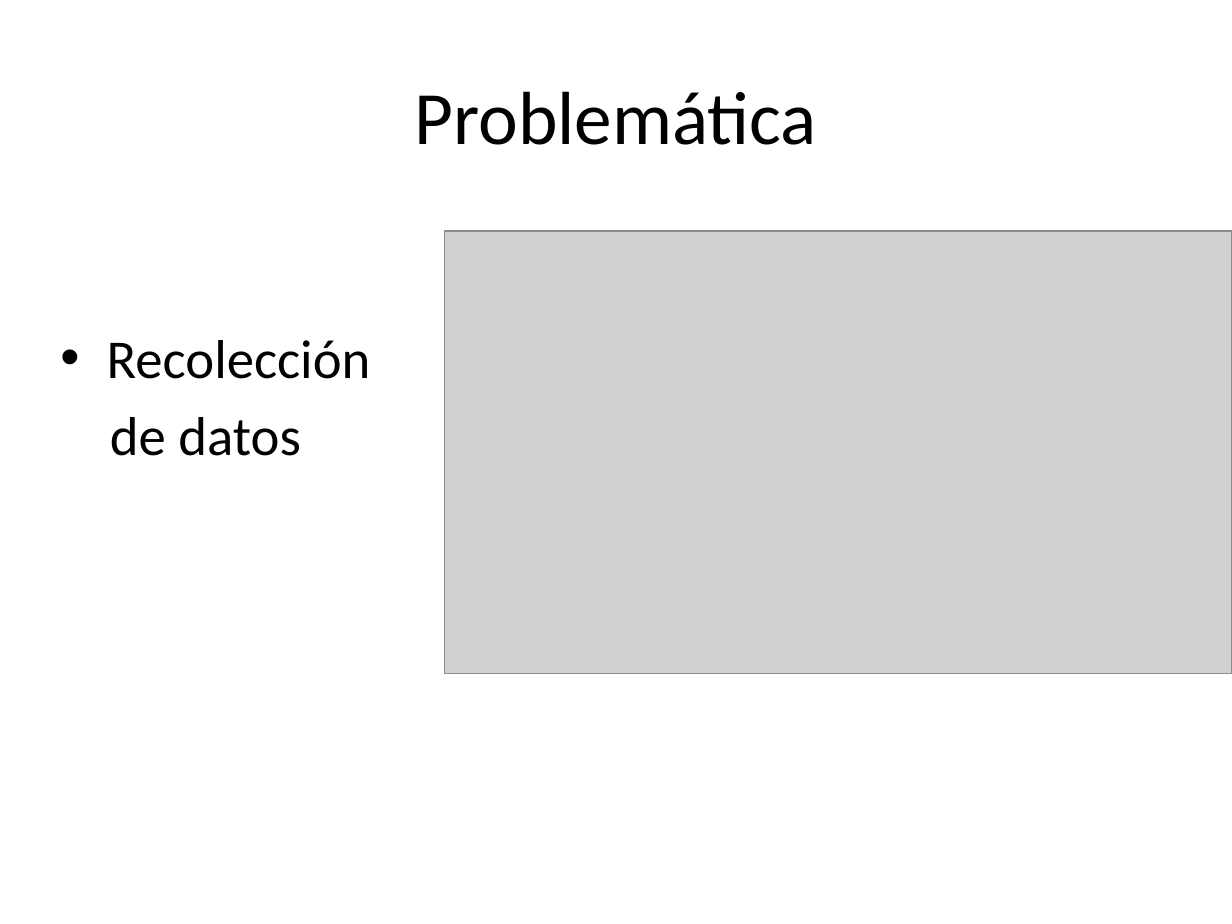
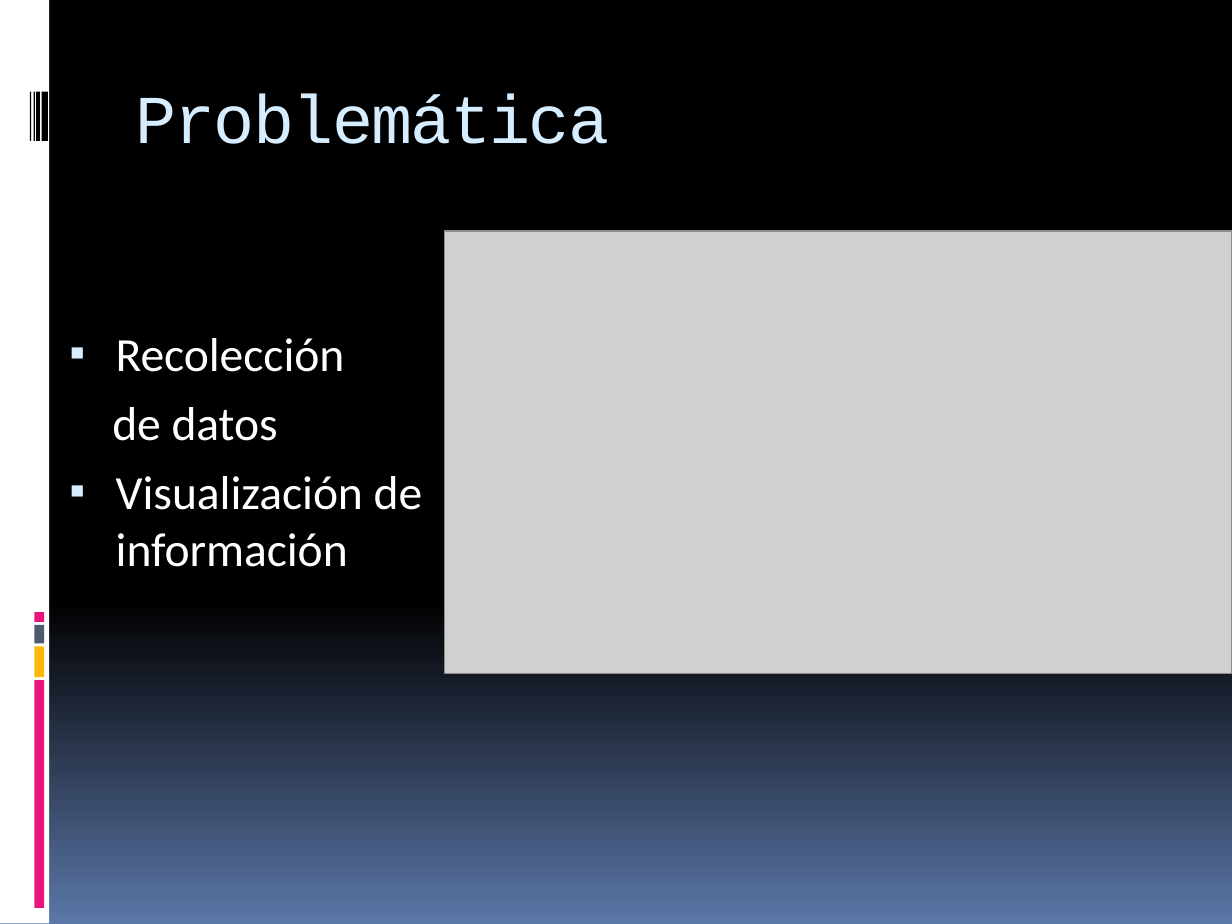
Before and after one commit to Sud-Austral/propuesta_kobol, a slide deck: slide 1 of PresentacionKobol.pptx. Drawn at 1232x924 pixels with LibreOffice and Linux fonts; fonts in the diff are those of the drawing; grey boxes stand for pictures. Boxes give left, top, right and bottom in pixels: in the first picture for what was removed or moved away, otherwise in the second. Text is boxed around its words. In the diff, an @@ line names an element or a change of style, - is before the commit and + after.

```diff
--- a/PresentacionKobol.pptx
+++ b/PresentacionKobol.pptx
@@ background #FFFFFF to gradient #000000 to #5B77A8 @@
@@ rectangle added at bbox=[0, 0, 49, 924], fill #FFFFFF @@
@@ title "Problemática": place and size @@
-title "Problemática" at bbox=[414, 91, 816, 145]
+title "Problemática" at bbox=[135, 94, 609, 144]
@@ title "Problemática" at bbox=[135, 94, 609, 144]: size 44 to 40 pt, font Calibri to Courier New, text colour #000000 to #D6ECFF, letter spacing 0 to -1 pt; alignment centre to left; vertical alignment middle to top @@
@@ rectangle added at bbox=[30, 91, 31, 140], fill #000000 @@
@@ rectangle added at bbox=[33, 91, 34, 140], fill #000000 @@
@@ rectangle added at bbox=[36, 91, 39, 140], fill #000000 @@
@@ rectangle added at bbox=[42, 91, 48, 140], fill #000000 @@
@@ text at bbox=[112, 338, 345, 441]: size 32 to 27.8 pt, text colour #000000 to #FFFFFF in "Recolección", "de datos"; bullet • to ▪; indent changed @@
@@ text at bbox=[116, 476, 423, 567]: paragraph added @@
+▪ Visualización de información
@@ rectangle added at bbox=[34, 625, 44, 643], fill #4E5B6F @@
@@ rectangle added at bbox=[34, 612, 44, 622], fill #EA157A @@
@@ rectangle added at bbox=[34, 647, 44, 678], fill #FEB80A @@
@@ rectangle added at bbox=[34, 680, 44, 908], fill #EA157A @@
```
Also in this commit, not shown: 13 other slides changed.
